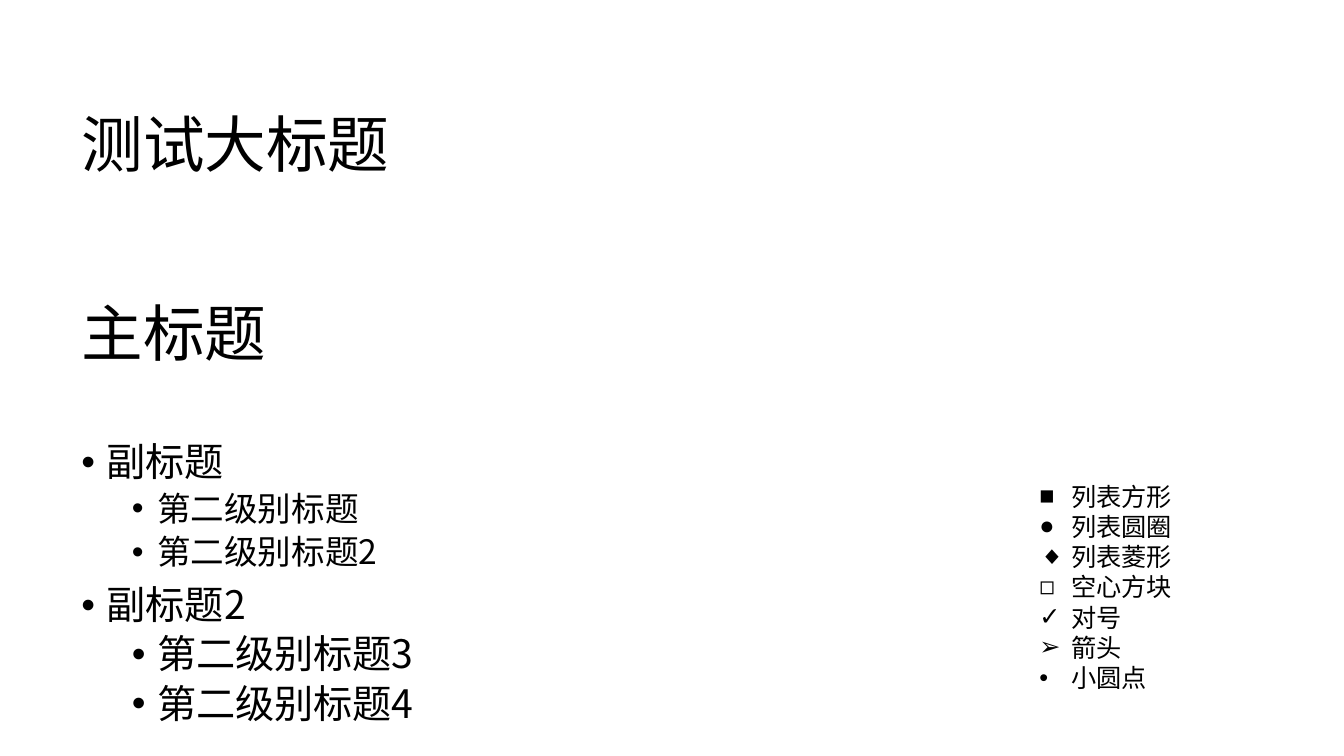
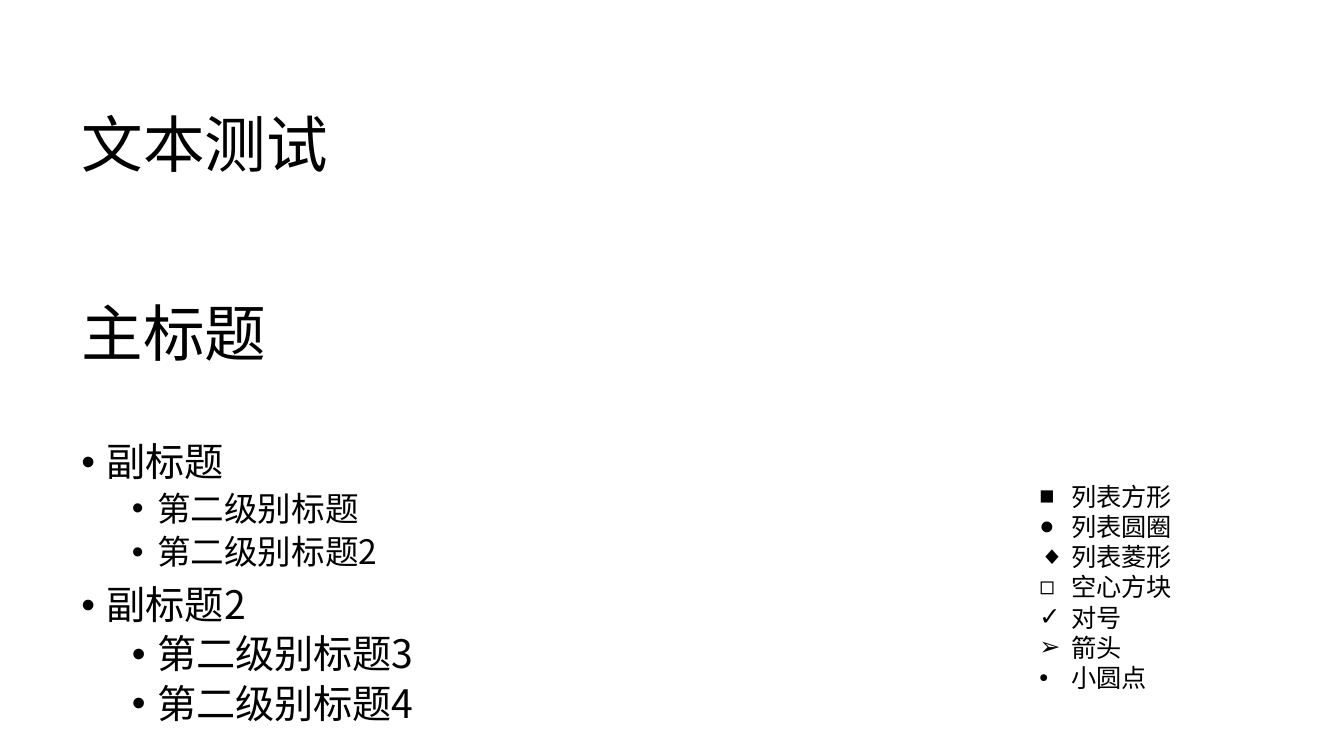
Before and after one commit to 501351981/pptx-preview, a slide deck: slide 2 of examples/dist/1.pptx (slide 3 before the commit). Drawn at 1344x756 pixels with LibreOffice and Linux fonts; fonts in the diff are those of the drawing. Boxes give left, top, right and bottom in pixels: in the first picture for what was removed or moved away, otherwise in the second. Text is boxed around its words. In the diff, an @@ line names an element or a change of style, - is before the commit and + after.

```diff
--- a/examples/dist/1.pptx
+++ b/examples/dist/1.pptx
@@ text at (x1=81, y1=115, x2=327, y2=172): text changed @@
-测试大标题
+文本测试
```
Also in this commit, not shown: 1 other slide changed, 1 slide added, 2 slides removed, 8 other files.
